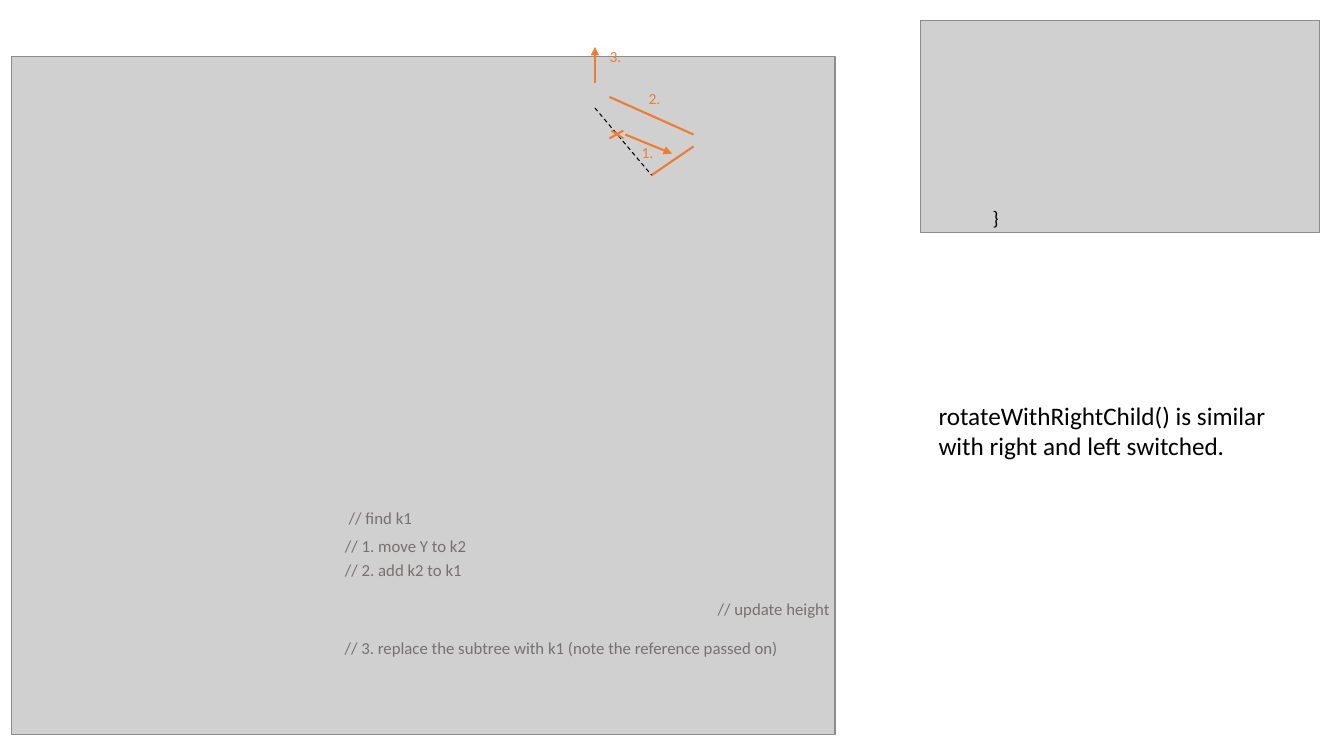
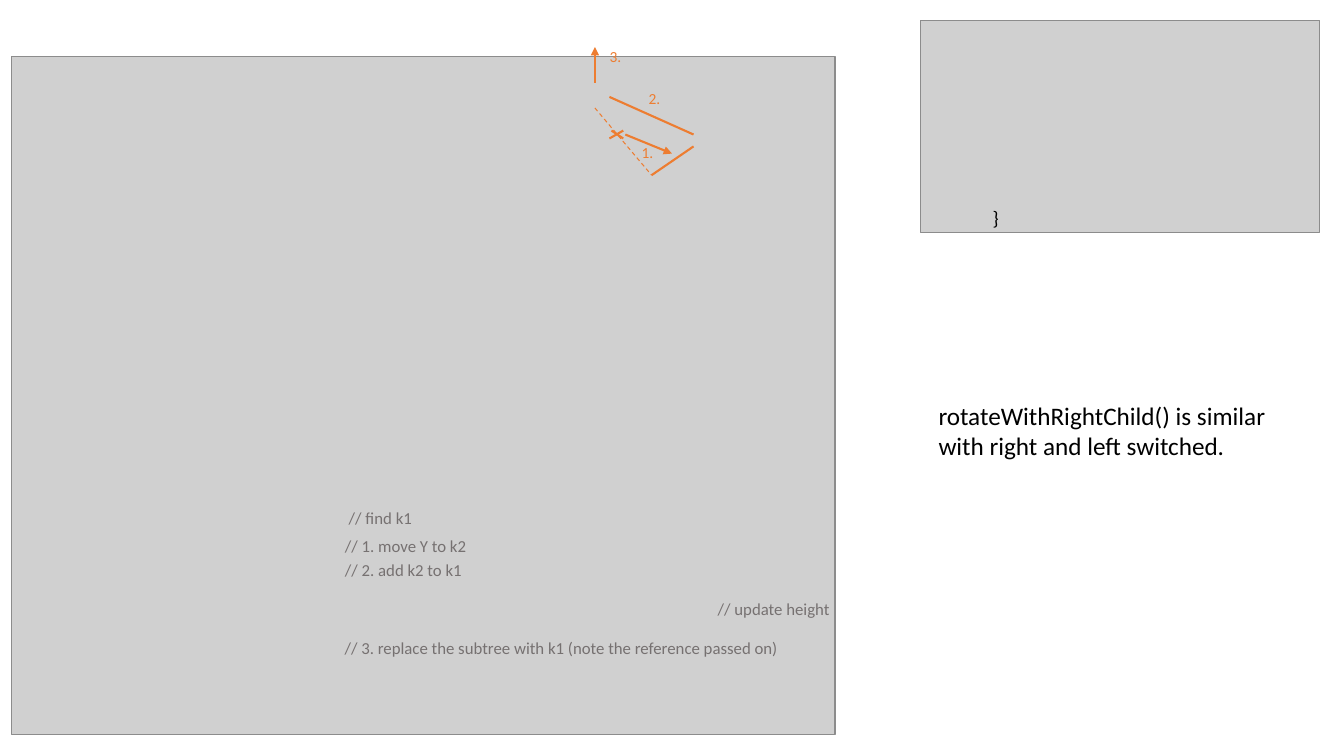
Before and after one commit to mhahsler/CS2341, a slide deck: slide 9 of Chapter4_Trees/slides/AVL_trees.pptx. Drawn at 1344x756 pixels with LibreOffice and Linux fonts; fonts in the diff are those of the drawing; grey boxes stand for pictures. Boxes give left, top, right and bottom in pixels: in the first picture for what was removed or moved away, otherwise in the second. Text is boxed around its words. In the diff, an @@ line names an element or a change of style, - is before the commit and + after.

```diff
--- a/Chapter4_Trees/slides/AVL_trees.pptx
+++ b/Chapter4_Trees/slides/AVL_trees.pptx
@@ line (595, 108) - (651, 175): stroke #000000 0.75 pt dashed to #ED7D31 0.75 pt dashed @@
```
Also in this commit, not shown: 6 other slides changed, 1 other file.
